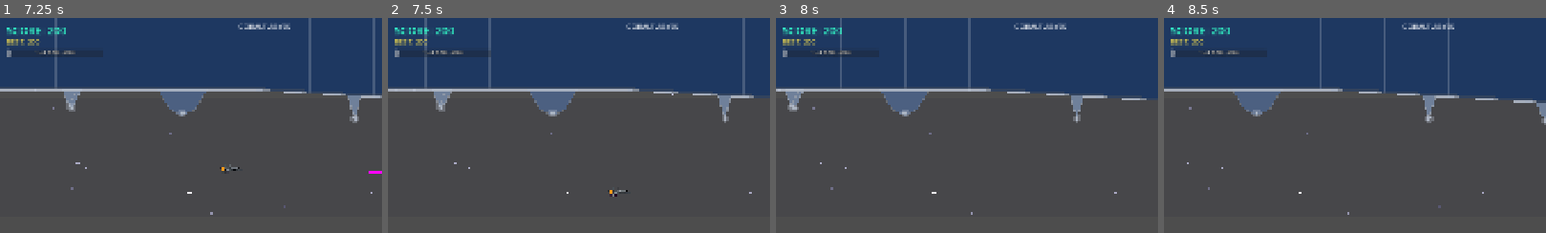
Above: before the commit, frames 1-4 (left to right).
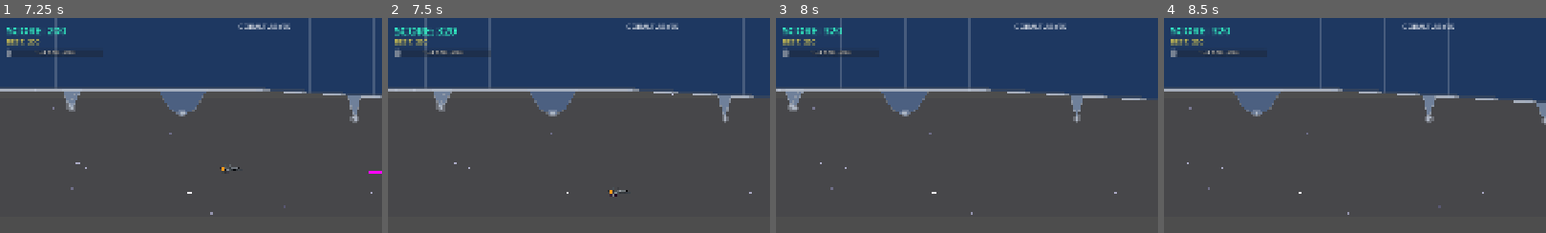
Above: after the commit, the same moments.

Repository: b6-stack/rtype-game
Game: Godot game, scene res://scenes/main_menu/MainMenu.tscn
The game is run twice, just before and just after one commit, with the same random seed, the same clock (stepped at 60 frames per second) and the same inputs.
Inputs (mouse positions are % of the whole screen's width and height, from its top left):
- Up to frame 1 (7.25 s): click "EASY" at 0.5 s; click "EASY" at 1.25 s; click "NORMAL" at 2 s; click "NORMAL" at 2.75 s; click "START GAME" at 3.5 s; tap Enter at 4.25 s; move the mouse to (45, 70) at 4.27 s; hold W (move_up) 4.28-5 s; tap Z (charge) at 4.35, 5.85 s; click (45, 70) at 4.42 s; drag from (80, 65) to (44, 54) at 5.02 s; move the mouse to (20, 35) at 5.77 s; hold A (move_left) 5.78-6.5 s; drag from (55, 50) to (20, 35) at 6.52 s
- Up to frame 2 (7.5 s): move the mouse to (35, 25) at 7.27 s; hold S (move_down) from 7.28 s (still down); tap Z (charge) at 7.35 s
- Up to frame 3 (8 s): keep holding S (move_down)
- Up to frame 4 (8.5 s): release S (move_down) at 8 s; drag from (72, 45) to (30, 62) at 8.02 s
The pictures show only the part of the screen within x 0-50%, y 0-50%; the shares and areas given below are measured in that part.

Frame 1 is identical in both runs. In frame 2, 0.4% of the frame differs, in the area x 1-18%, y 4-19%; in frame 3, 0.1%; in frame 4, 0.1%.

Commit message:
Enhance weapon powerup randomization and strictly exclude currently equipped weapon from drop rolls

Diff:
--- a/scenes/bosses/BossManager.gd
+++ b/scenes/bosses/BossManager.gd
@@ -162,10 +162,9 @@
 	if hud and hud.has_method("hide_boss_bar"):
 		hud.hide_boss_bar()
 
-	# Drop guaranteed weapon power-up on boss defeat
+	# Drop guaranteed weapon power-up on boss defeat (random non-equipped weapon)
 	if powerup_spawner:
-		var next_weapon_idx: int = (GameState.current_weapon_index + 1) % 10
-		powerup_spawner.spawn_powerup_at(boss_pos, next_weapon_idx, "weapon")
+		powerup_spawner.spawn_powerup_at(boss_pos, -1, "weapon")
 
 	boss_fight_ended.emit()
 
--- a/scenes/powerups/PowerUpSpawner.gd
+++ b/scenes/powerups/PowerUpSpawner.gd
@@ -1,6 +1,7 @@
 class_name PowerUpSpawner
 extends Node
 ## PowerUpSpawner — instantiates weapon, life, and shield pickups on enemy/boss kills.
+## Ensures rich weapon variety and strictly excludes the currently equipped weapon.
 
 const PowerUpScene: PackedScene = preload("res://scenes/powerups/PowerUp.tscn")
 
@@ -8,14 +9,47 @@
 var powerup_parent: Node = null
 var scroll_speed: float = 180.0
 
+var _rng: RandomNumberGenerator = RandomNumberGenerator.new()
+var _last_spawned_weapon: int = -1
+
+func _ready() -> void:
+	_rng.randomize()
+
+## Selects a random weapon index (0..9) with guaranteed exclusion of the
+## player's currently equipped weapon, plus avoidance of consecutive duplicates.
+func get_random_weapon_index(exclude_current: bool = true) -> int:
+	var current_idx: int = GameState.current_weapon_index if exclude_current else -1
+	var available_weapons: Array[int] = []
+
+	for i in range(10):
+		if i != current_idx:
+			available_weapons.append(i)
+
+	# If more than 1 option and we have a previous drop, try to pick a different one
+	if available_weapons.size() > 1 and _last_spawned_weapon in available_weapons:
+		var non_repeat: Array[int] = []
+		for w in available_weapons:
+			if w != _last_spawned_weapon:
+				non_repeat.append(w)
+		if non_repeat.size() > 0:
+			available_weapons = non_repeat
+
+	var chosen: int = available_weapons[_rng.randi_range(0, available_weapons.size() - 1)]
+	_last_spawned_weapon = chosen
+	return chosen
+
 func _on_powerup_spawn_requested(pos: Vector2, weapon_index: int) -> void:
 	spawn_powerup_at(pos, weapon_index, "weapon")
 
 func spawn_powerup_at(pos: Vector2, weapon_index: int = -1, p_type: String = "weapon") -> void:
 	if powerup_parent == null:
 		return
-	if p_type == "weapon" and weapon_index < 0:
-		weapon_index = randi_range(0, 9)
+
+	if p_type == "weapon":
+		# If no specific weapon requested or requested weapon matches current equipped, roll random non-equipped weapon
+		if weapon_index < 0 or weapon_index == GameState.current_weapon_index or weapon_index >= 10:
+			weapon_index = get_random_weapon_index(true)
+
 	_do_spawn_powerup.call_deferred(pos, weapon_index, p_type)
 
 func _do_spawn_powerup(pos: Vector2, weapon_index: int, p_type: String) -> void:
--- a/scenes/world/LevelGenerator.gd
+++ b/scenes/world/LevelGenerator.gd
@@ -112,9 +112,8 @@
 func _spawn_level_start_weapon_drop() -> void:
 	if powerup_spawner == null:
 		return
-	var weapon_index: int = _rng.randi_range(1, 9)
 	var drop_pos := Vector2(CHUNK_WIDTH * 2.0, SCREEN_HEIGHT / 2.0)
-	powerup_spawner.spawn_powerup_at(drop_pos, weapon_index, "weapon")
+	powerup_spawner.spawn_powerup_at(drop_pos, -1, "weapon")
 
 func _process(delta: float) -> void:
 	_level_elapsed_time += delta
